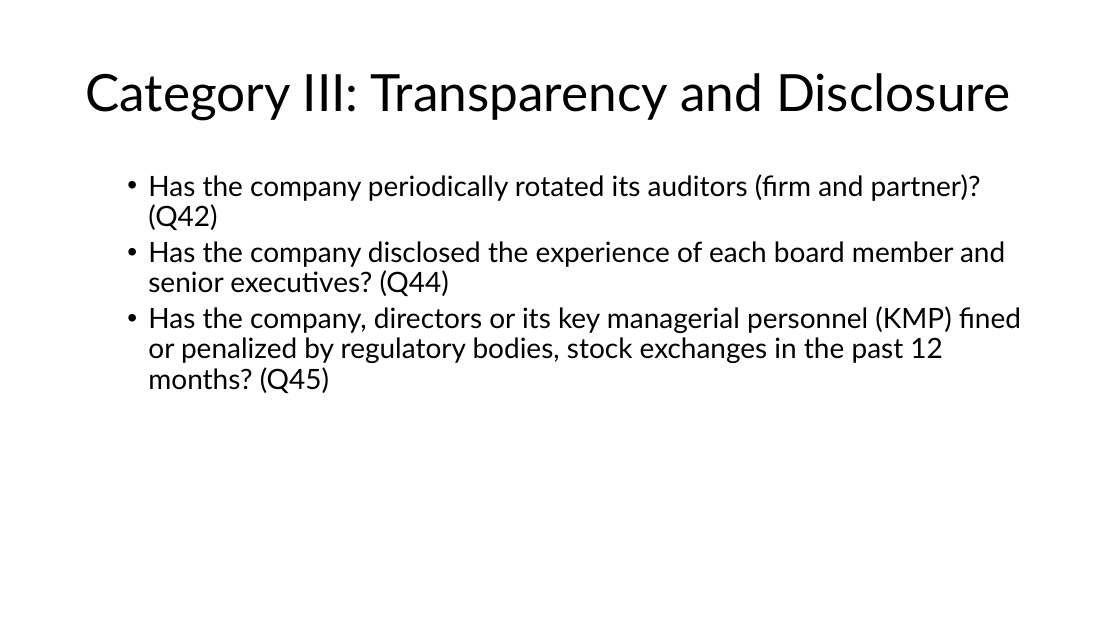
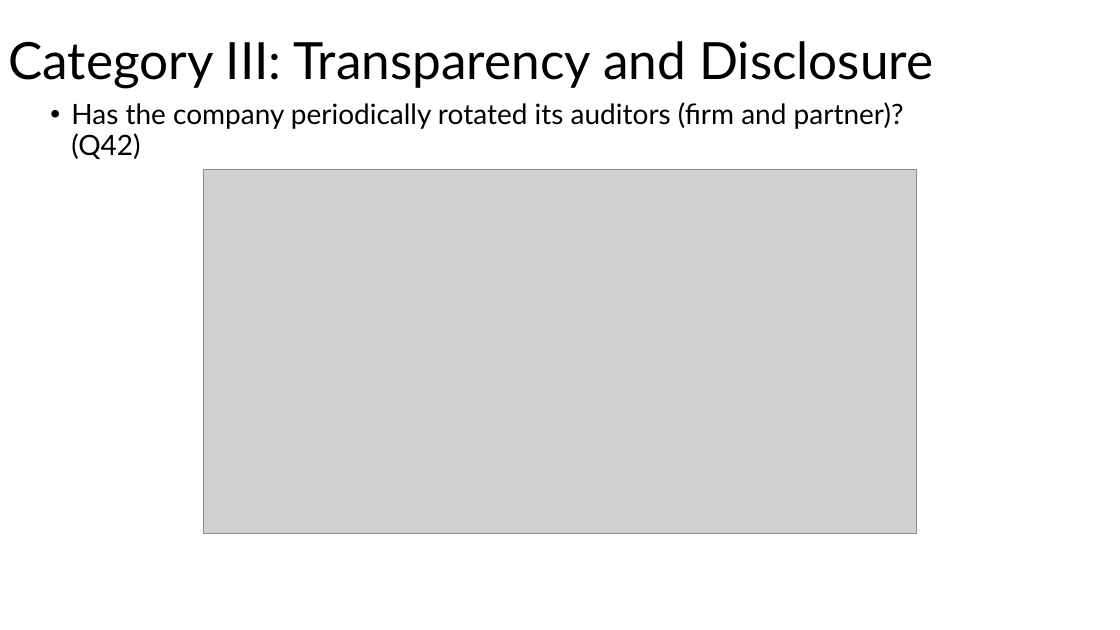
Before and after one commit to Monzero/AgentMADS, a slide deck: slide 15 of Governance risk framework.pptx (slide 8 before the commit). Drawn at 1120x630 pixels with LibreOffice and Linux fonts; fonts in the diff are those of the drawing; grey boxes stand for pictures. Boxes give left, top, right and bottom in pixels: in the first picture for what was removed or moved away, otherwise in the second. Text is boxed around its words. In the diff, an @@ line names an element or a change of style, - is before the commit and + after.

```diff
--- a/Governance risk framework.pptx
+++ b/Governance risk framework.pptx
@@ title "Category III: Transparency and Disclosure": place and size @@
-title "Category III: Transparency and Disclosure" at <box>85,73,1010,120</box>
+title "Category III: Transparency and Disclosure" at <box>8,41,933,89</box>
@@ text "Has the company periodically rotated ...": place and size @@
-text "Has the company periodically rotated ..." at <box>148,174,1021,393</box>
+text "Has the company periodically rotated ..." at <box>71,102,904,159</box>
@@ picture added at <box>203,170,918,534</box> @@
@@ text at <box>148,241,1021,393</box>: paragraphs removed @@
-  • Has the company disclosed the experience of each board member and senior executives? (Q44)
-  • Has the company, directors or its key managerial personnel (KMP) fined or penalized by regulatory bodies, stock exchanges in the past 12 months? (Q45)
```
Also in this commit, not shown: 8 other slides changed, 15 slides added.
